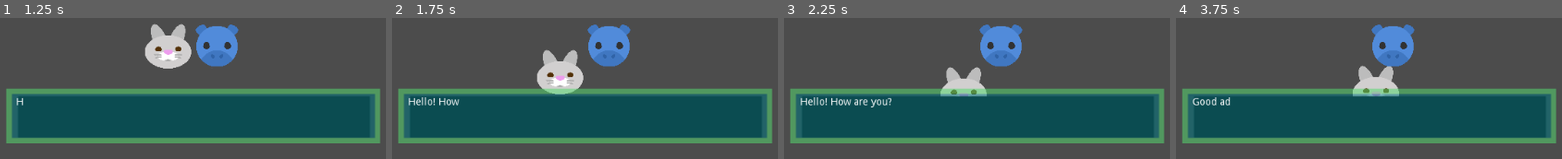
Above: before the commit, frames 1-4 (left to right).
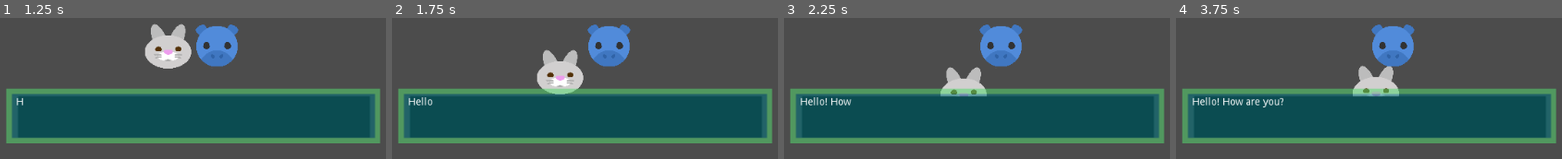
Above: after the commit, the same moments.

Repository: ryugold777/Godot_Interaction_With_Demo
Game: Godot game, scene res://Interacao.tscn
The game is run twice, just before and just after one commit, with the same random seed, the same clock (stepped at 60 frames per second) and the same inputs.
Inputs:
- Up to frame 1 (1.25 s): tap Enter (ui_accept) at 0.5, 0.6, 0.77, 1.07 s; hold Right (ui_right) from 0.53 s (still down)
- Up to frame 2 (1.75 s): release Right (ui_right) at 1.28 s; hold Down (ui_down) from 1.28 s (still down); tap Enter (ui_accept) at 1.35, 1.52 s
- Up to frame 3 (2.25 s): tap Enter (ui_accept) at 1.82, 2.1 s; release Down (ui_down) at 2.03 s; hold Right (ui_right) from 2.03 s (still down)
- Up to frame 4 (3.75 s): release Right (ui_right) at 2.78 s; hold Up (ui_up) 2.78-3.53 s; tap Enter (ui_accept) at 2.85, 3.02, 3.32, 3.6 s; hold Left (ui_left) from 3.53 s (still down)

Frame 1 is identical in both runs. In frame 2, 0.2% of the frame differs, in the area x 10-18%, y 56-63%; in frame 3, 0.3%; in frame 4, 0.7%, in the area x 4-28%, y 56-64%.

Commit message:
Update area_char_2.gd

Diff:
--- a/area_char_2.gd
+++ b/area_char_2.gd
@@ -40,19 +40,22 @@
 
 # Função interagir com objetos e NPC's
 func interacao():
-	if Input.is_action_just_pressed("ui_accept") && (primeira_pagina == true) && interaction_name_kinematicbody2D.is_colliding() && (rabbit.animation == "padrao"):
+	if Input.is_action_just_pressed("ui_accept") && (primeira_pagina == true) && interaction_name_kinematicbody2D.is_colliding() && (rabbit.animation == "padrao") && (nao_exibir_texto == true):
 			exibir_caixa_mensagem.visible = true
 			pagina = 0
 			$sound.stream_paused = false
-			while (texto_mensagem.visible_characters) <= (texto_mensagem.text.length()):
-				texto_mensagem.visible_characters += 1
-				$sound.play()
-				yield(get_tree().create_timer(0.1), "timeout")
-				show_message()
-			yield(get_tree().create_timer(0.2), "timeout")
+			texto_mensagem.visible_characters = -1
+			nao_exibir_texto = false
+			if nao_exibir_texto == false && Input.is_action_just_pressed("ui_accept"):
+				while (texto_mensagem.visible_characters) <= (texto_mensagem.text.length()):
+					texto_mensagem.visible_characters += 1
+					$sound.play()
+					yield(get_tree().create_timer(0.1), "timeout")
+					show_message()
+				yield(get_tree().create_timer(0.2), "timeout")
 
-			proxima_pagina = true
-			primeira_pagina = false
+				proxima_pagina = true
+				primeira_pagina = false
 
 # Próxima página. Para mais páginas acrescentar no topo do script
 	if Input.is_action_just_released("ui_accept") && proxima_pagina == true:
@@ -75,6 +78,7 @@
 #Fim da mensagem
 	if (Input.is_action_just_released("ui_accept")) && (finalizar_texto == true):
 		$sound.stream_paused = true
+		texto_mensagem.visible_characters = -1
 		hide_message()
 		$sound.stop()
 		yield(get_tree().create_timer(0.2), "timeout")
